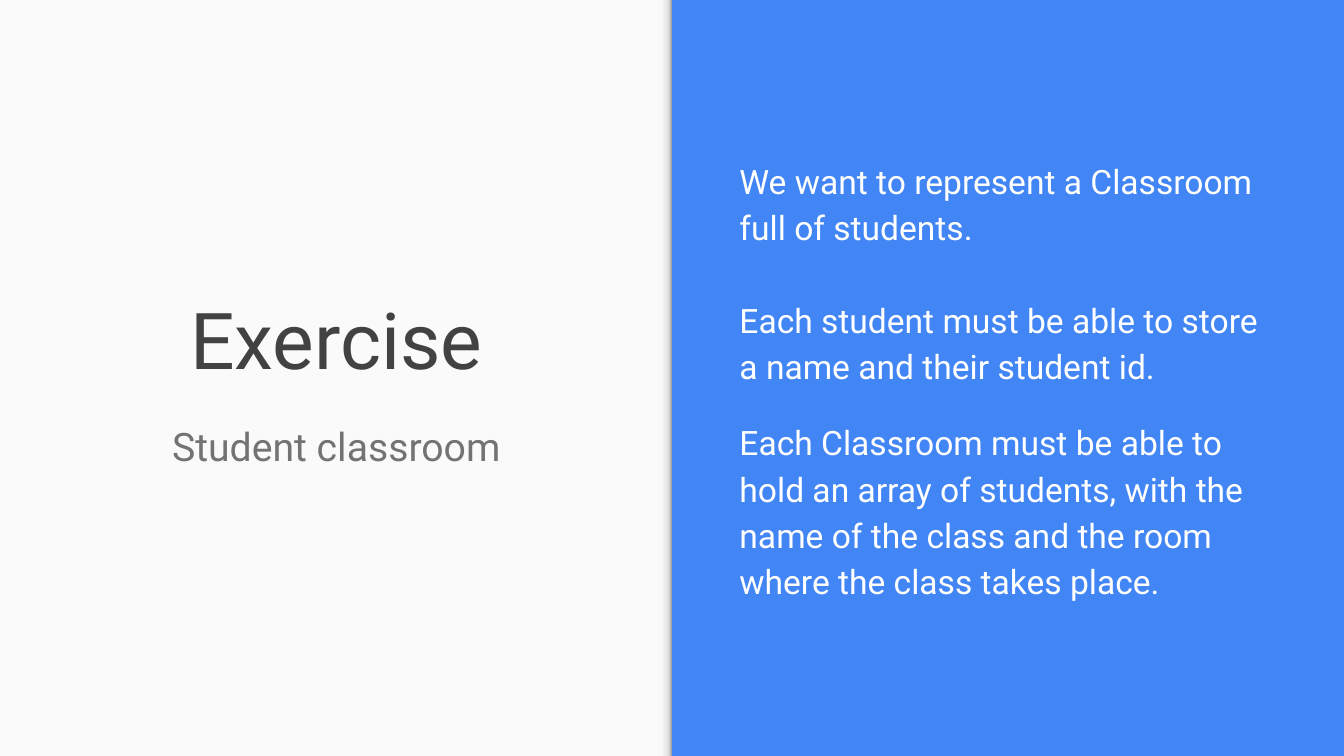
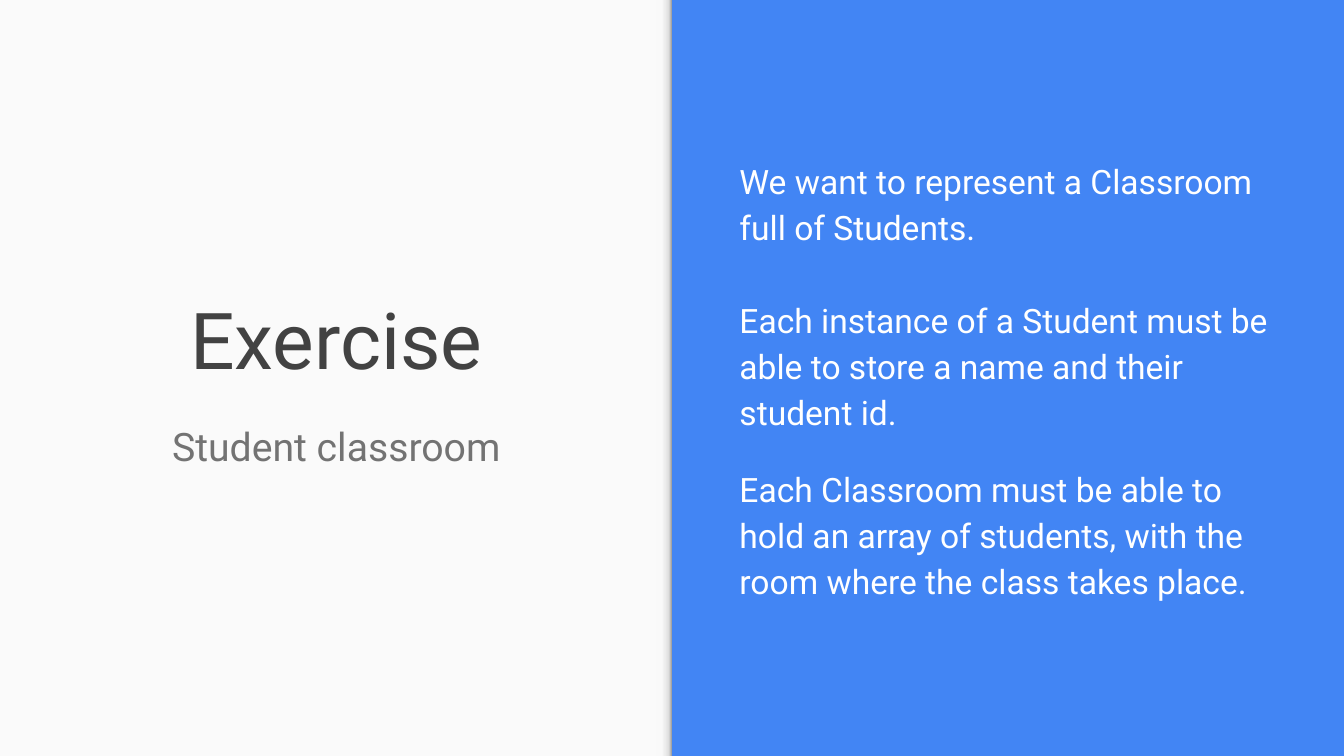
Before and after one commit to OMardil/CS2_2024_EN, a slide deck: slide 18 of M05_Reference_variables/01 Presentacion/M05_Reference_variables.pptx. Drawn at 1344x756 pixels with LibreOffice and Linux fonts; fonts in the diff are those of the drawing. Boxes give left, top, right and bottom in pixels: in the first picture for what was removed or moved away, otherwise in the second. Text is boxed around its words. In the diff, an @@ line names an element or a change of style, - is before the commit and + after.

Commit message:
Update new ppts

```diff
--- a/M05_Reference_variables/01 Presentacion/M05_Reference_variables.pptx
+++ b/M05_Reference_variables/01 Presentacion/M05_Reference_variables.pptx
@@ text at box(739, 169, 1268, 601): text changed @@
-We want to represent a Classroom full of students.
-Each student must be able to store a name and their student id.
-Each Classroom must be able to hold an array of students, with the name of the class and the room where the class takes place.
+We want to represent a Classroom full of Students.
+Each instance of a Student must be able to store a name and their student id.
+Each Classroom must be able to hold an array of students, with the room where the class takes place.
```
Also in this commit, not shown: 38 other files.
